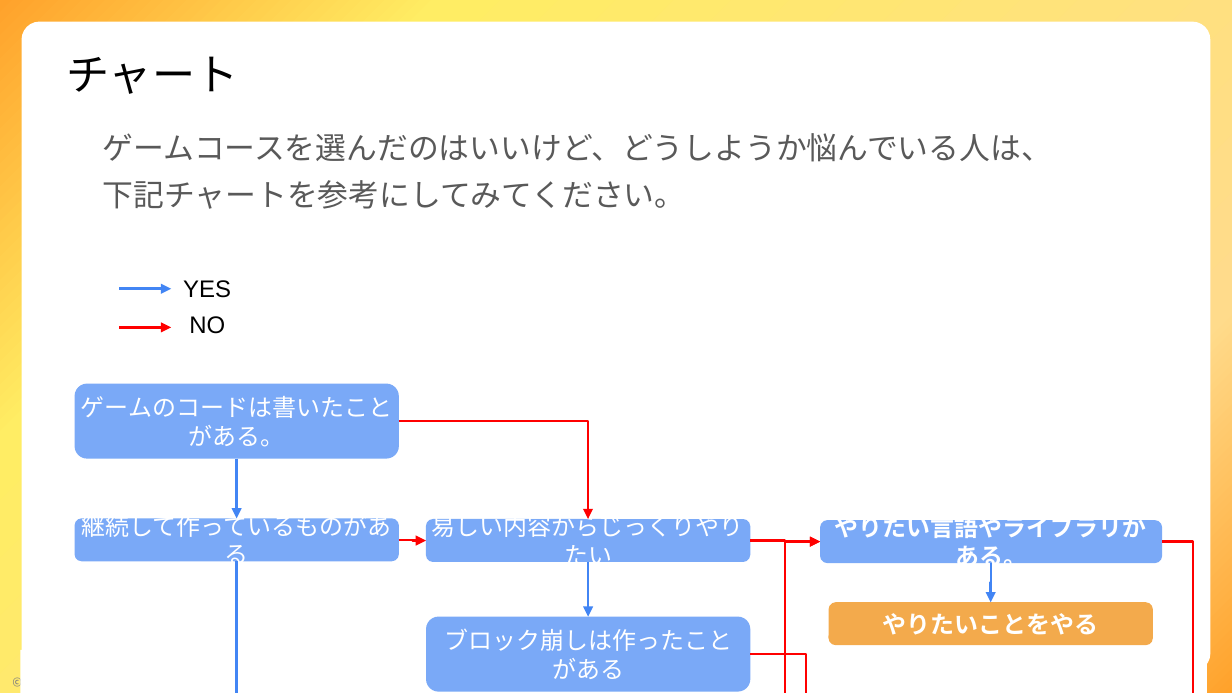
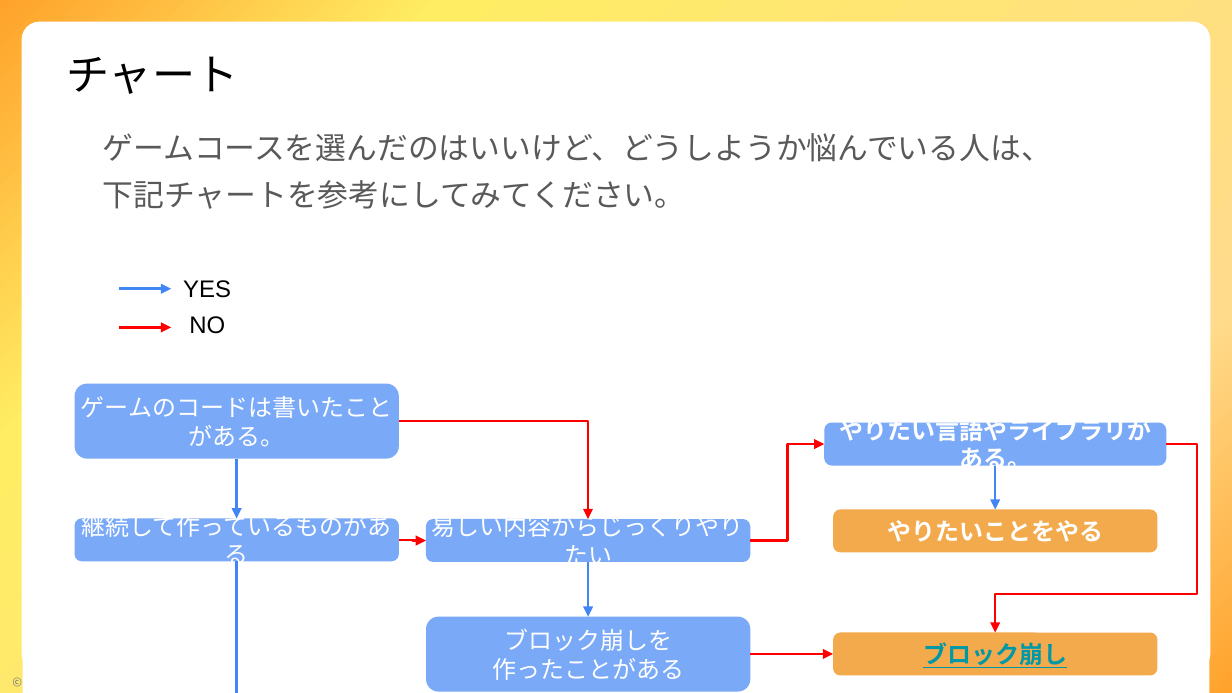
Before and after one commit to npo-clack/pygame, a slide deck: slide 6 of ゲームコース説明.pptx (slide 5 before the commit). Drawn at 1232x693 pixels with LibreOffice and Linux fonts; fonts in the diff are those of the drawing; background and template pictures are left out. Boxes give left, top, right and bottom in pixels: in the first picture for what was removed or moved away, otherwise in the second. Text is boxed around its words. In the diff, an @@ line names an element or a change of style, - is before the commit and + after.

```diff
--- a/ゲームコース説明.pptx
+++ b/ゲームコース説明.pptx
@@ rounded rectangle "やりたい言語やライブラリがある。": place and size @@
-rounded rectangle "やりたい言語やライブラリがある。" at [821,520,1163,563]
+rounded rectangle "やりたい言語やライブラリがある。" at [824,423,1167,466]
@@ elbow arrow moved from (750, 541) - (821, 542) to (750, 541) - (824, 444) @@
@@ elbow arrow moved from (1162, 542) - (1024, 693) to (1167, 444) - (995, 632) @@
@@ elbow arrow moved from (991, 563) - (991, 602) to (995, 466) - (995, 510) @@
@@ rounded rectangle "やりたいことをやる": place and size @@
-rounded rectangle "やりたいことをやる" at [829,602,1153,646]
+rounded rectangle "やりたいことをやる" at [833,510,1157,553]
@@ elbow arrow removed from (750, 693) to (821, 542) @@
@@ text in rounded rectangle at [492,629,684,680]: text changed @@
-ブロック崩しは作ったことがある
+ブロック崩しを
+作ったことがある
@@ rectangle: place and size @@
-rectangle at [21,649,1207,693]
+rectangle at [22,643,1209,693]
@@ elbow arrow moved from (750, 654) - (862, 693) to (750, 654) - (833, 654) @@
@@ rounded rectangle added at [833,632,1157,675], fill #EF8600 at 70% opacity, 14 pt, text #0097A7, bold, underline @@
+ブロック崩し
```
Also in this commit, not shown: 2 other slides changed, 6 slides added.
